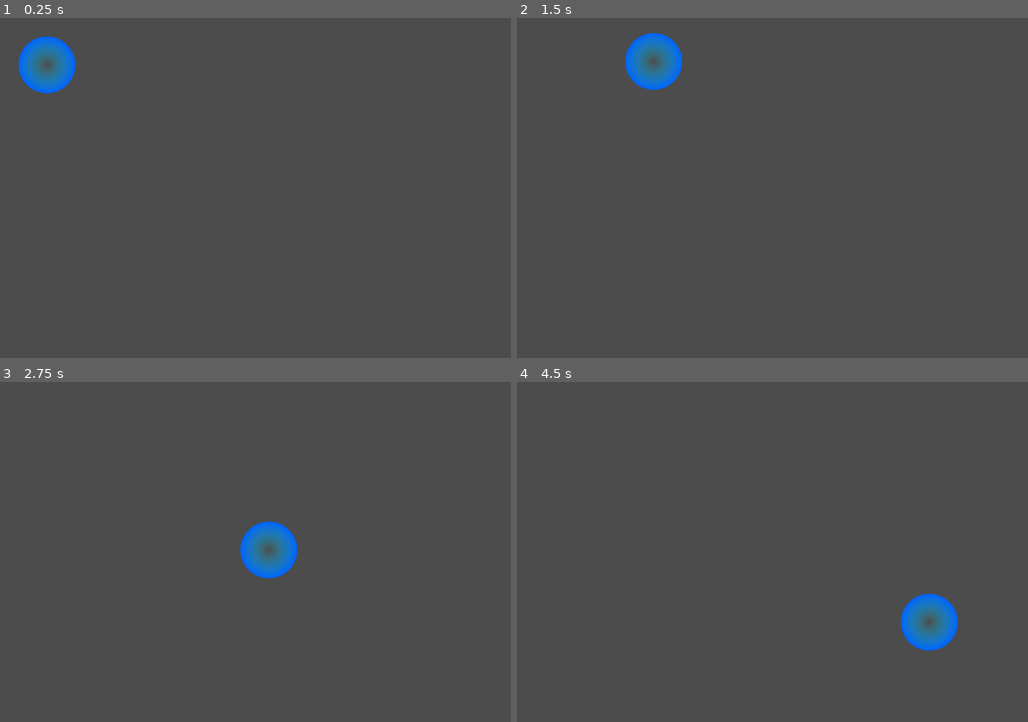
Above: before the commit, frames 1-4 (two rows, left to right).
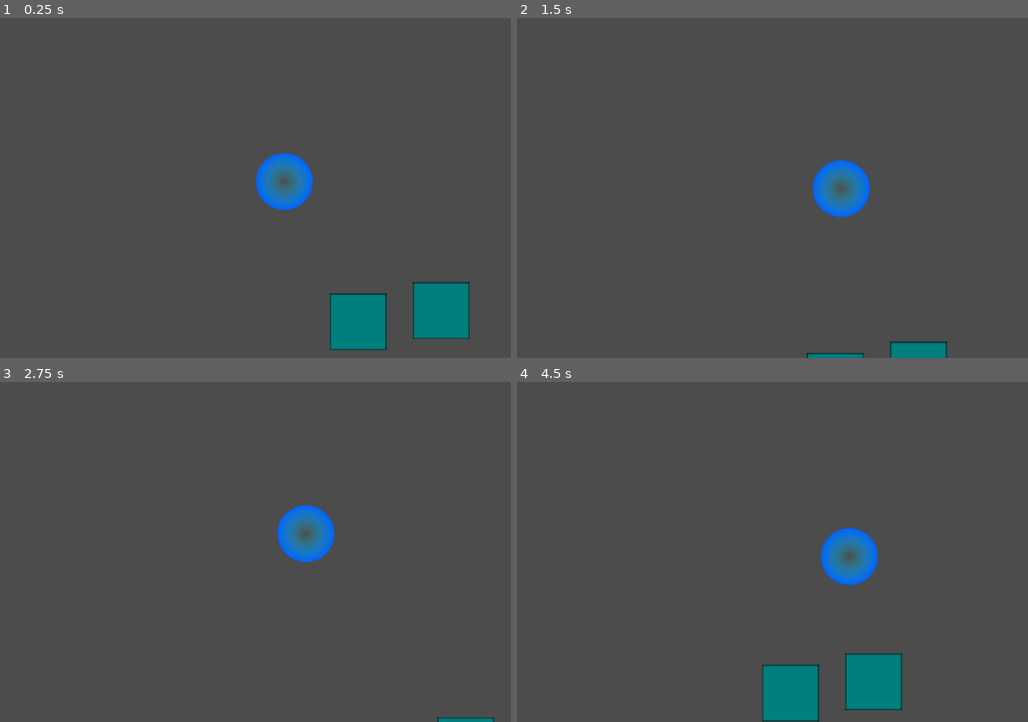
Above: after the commit, the same moments.

Repository: jacob-grahn/bubble-racing
Game: Godot game, scene res://map/Map.tscn
The game is run twice, just before and just after one commit, with the same random seed, the same clock (stepped at 60 frames per second) and the same inputs.
Inputs (mouse positions are in pixels of both pictures, inside the frame that each line leads up to):
- Up to frame 1 (0.25 s): no input
- Up to frame 2 (1.5 s): move the mouse to (936, 171) at 0.52 s; click (936, 171) at 0.67 s; move the mouse to (690, 205) at 1.27 s; click (690, 205) at 1.42 s
- Up to frame 3 (2.75 s): move the mouse to (347, 477) at 2.02 s; click (347, 477) at 2.17 s
- Up to frame 4 (4.5 s): move the mouse to (777, 620) at 2.77 s; click (777, 620) at 2.92 s; move the mouse to (982, 603) at 3.52 s; click (982, 603) at 3.67 s; move the mouse to (634, 501) at 4.27 s; click (634, 501) at 4.42 s

The runs differ from the first frame. In frame 1, 6.6% of the frame differs, in the area x 3-92%, y 5-98%; in frame 2, 3.6%; in frame 3, 2.7%; in frame 4, 6.7%, in the area x 47-87%, y 42-100%.

Commit message:
add something kind of like a map to move around in

Diff:
--- /dev/null
+++ b/box/Box.tscn
@@ -0,0 +1,15 @@
+[gd_scene load_steps=3 format=2]
+
+[ext_resource path="res://box/box.png" type="Texture" id=1]
+
+[sub_resource type="RectangleShape2D" id=1]
+
+[node name="Box" type="StaticBody2D"]
+
+[node name="CollisionShape2D" type="CollisionShape2D" parent="."]
+scale = Vector2( 5, 5 )
+shape = SubResource( 1 )
+
+[node name="Sprite" type="Sprite" parent="."]
+scale = Vector2( 2, 2 )
+texture = ExtResource( 1 )
--- a/bubble/Bubble.gd
+++ b/bubble/Bubble.gd
@@ -15,12 +15,12 @@
 func _input(event):
 	if event is InputEventMouseButton:
 		mouseIsDown = event.pressed
-		targetPosition = event.position
-	elif event is InputEventMouseMotion and mouseIsDown:
-		targetPosition = event.position
+		targetPosition = get_global_mouse_position()
 
 # Called every frame. 'delta' is the elapsed time since the previous frame.
 func _process(delta):
+	if (mouseIsDown):
+		targetPosition = get_global_mouse_position()
 	var vector = (targetPosition - position).normalized()
 	var dist = targetPosition.distance_to(position)
 	var throttledAcceleration = acceleration * min(dist, approachBackoff) / approachBackoff
--- a/bubble/Bubble.tscn
+++ b/bubble/Bubble.tscn
@@ -13,3 +13,7 @@
 [node name="CollisionShape2D" type="CollisionShape2D" parent="."]
 scale = Vector2( 5, 5 )
 shape = SubResource( 1 )
+
+[node name="Camera2D" type="Camera2D" parent="."]
+current = true
+smoothing_enabled = true
--- a/map/Map.tscn
+++ b/map/Map.tscn
@@ -1,7 +1,8 @@
-[gd_scene load_steps=3 format=2]
+[gd_scene load_steps=4 format=2]
 
 [ext_resource path="res://bubble/Bubble.tscn" type="PackedScene" id=1]
 [ext_resource path="res://bubble/Bubble.gd" type="Script" id=2]
+[ext_resource path="res://box/Box.tscn" type="PackedScene" id=3]
 
 [node name="Map" type="Node2D"]
 
@@ -9,3 +10,12 @@
 position = Vector2( 100, 100 )
 gravity_scale = 0.0
 script = ExtResource( 2 )
+
+[node name="StaticBody2D" parent="." instance=ExtResource( 3 )]
+position = Vector2( 212.599, 330.388 )
+
+[node name="Box" parent="StaticBody2D" instance=ExtResource( 3 )]
+position = Vector2( 146.401, -19.8879 )
+
+[node name="Box2" parent="StaticBody2D" instance=ExtResource( 3 )]
+position = Vector2( 455.401, 131.112 )
Binary file added: box/box.png
Not shown, added: box/box.png.import
